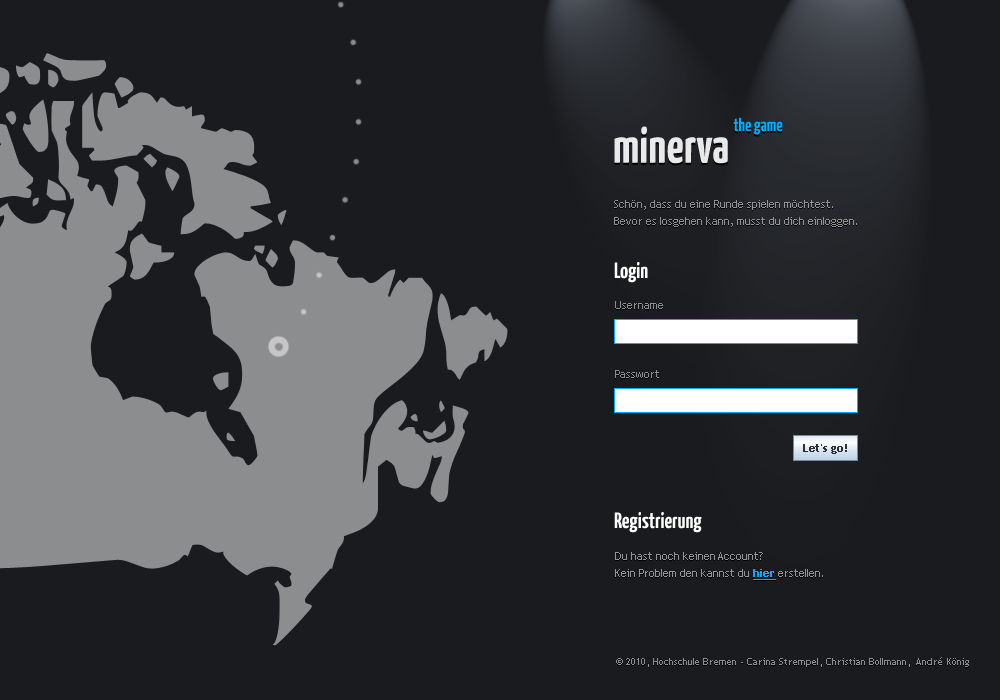
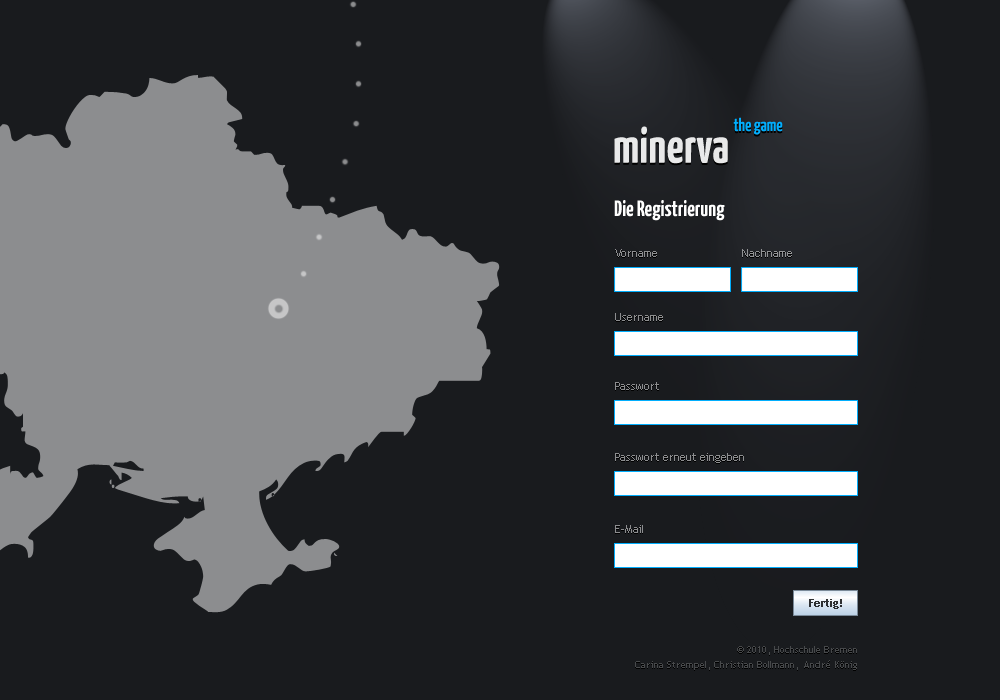
Layer changes from the first 1000px x 700px image to the second:
added group "Registrierung" (1st of 2) with 30 layers above "Login" over (0, 0, 969, 671)
added layer "© 2010, Hochschule Bremen Cari Kopie" in group "Registrierung" over (635, 646, 857, 670)
added group "Registrierungsformular" with 21 layers in group "Registrierung" over (614, 200, 858, 616)
added group "Vor- und Nachname" with 4 layers in group "Registrierungsformular" over (614, 249, 858, 292)
added group "Username" (1st of 3, in "Registrierung" › "Registrierungsformular") with 2 layers in group "Registrierungsformular" over (614, 313, 858, 356)
added layer "Textbox Kopie 3" in group "Username" over (614, 331, 858, 356)
added group "Passwort" (1st of 4, in "Registrierung" › "Registrierungsformular") with 2 layers in group "Registrierungsformular" over (614, 382, 858, 425)
added layer "Textbox Kopie 2" in group "Passwort" over (614, 400, 858, 425)
added group "Passwort erneut eingeben" with 2 layers in group "Registrierungsformular" over (614, 453, 858, 496)
added layer "Textbox Kopie 4" in group "Passwort erneut eingeben" over (614, 471, 858, 496)
added group "E-Mail" with 2 layers in group "Registrierungsformular" over (614, 525, 858, 568)
added layer "Textbox Kopie 5" in group "E-Mail" over (614, 543, 858, 568)
added group "Karte" (1st of 2, in "Registrierung") with 2 layers in group "Registrierung" over (0, 0, 500, 613)
added layer "Länderverbindung" (1st of 2, in "Registrierung" › "Karte") (50%) in group "Karte" over (267, 0, 362, 320)
added layer ";" (50%) in group "Karte" over (0, 75, 500, 613)
added layer "Ebene 6 Kopie" in group "Registrierung" over (0, 0, 969, 671)
hid group "Login" (1st of 2) (23 layers) over (0, 0, 969, 671)
renamed "© 2010, Hochschule Bremen - Ca" to "© 2010, Hochschule Bremen Cari", painted on it over (616, 646, 969, 670)
painted on "c" over (5, 76, 494, 588)
…and 12 more changes (12 added)
